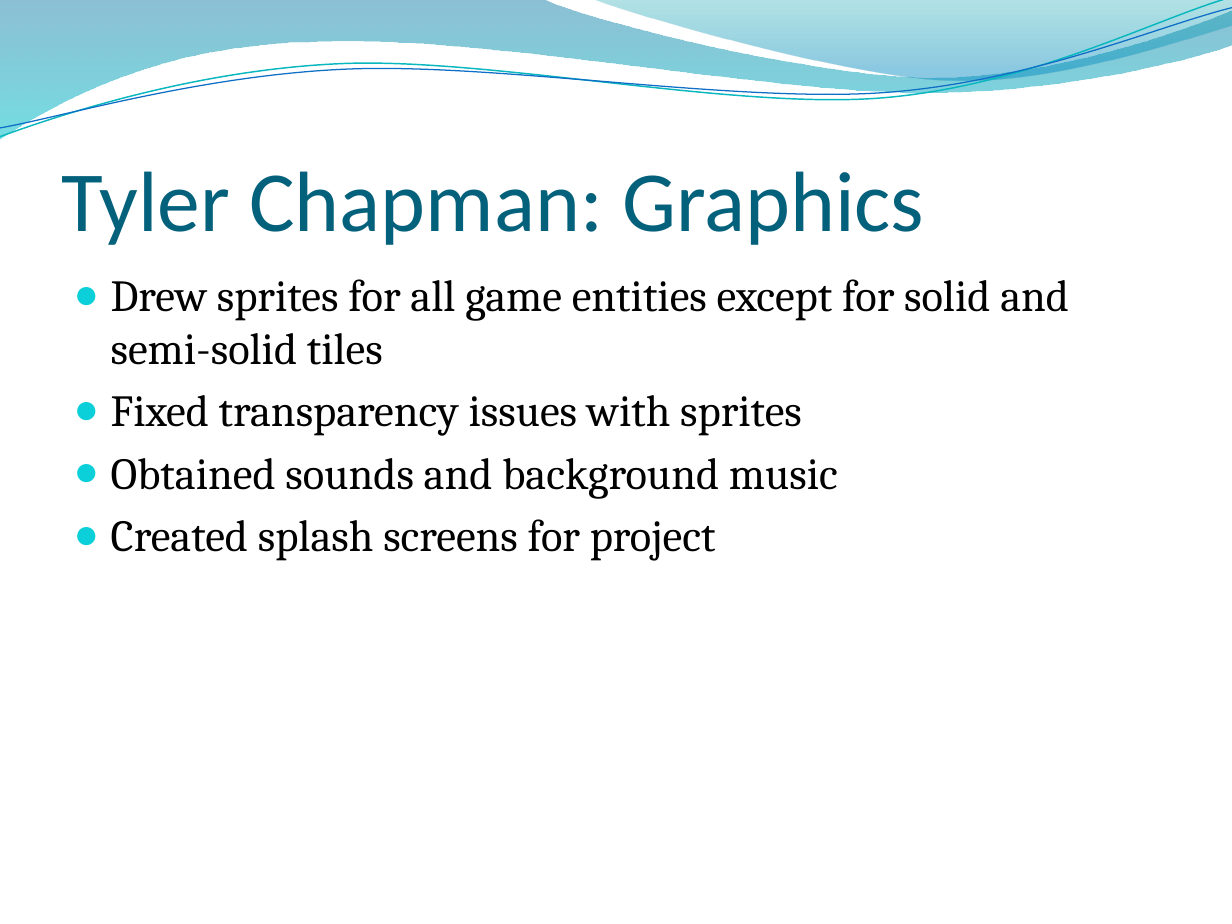
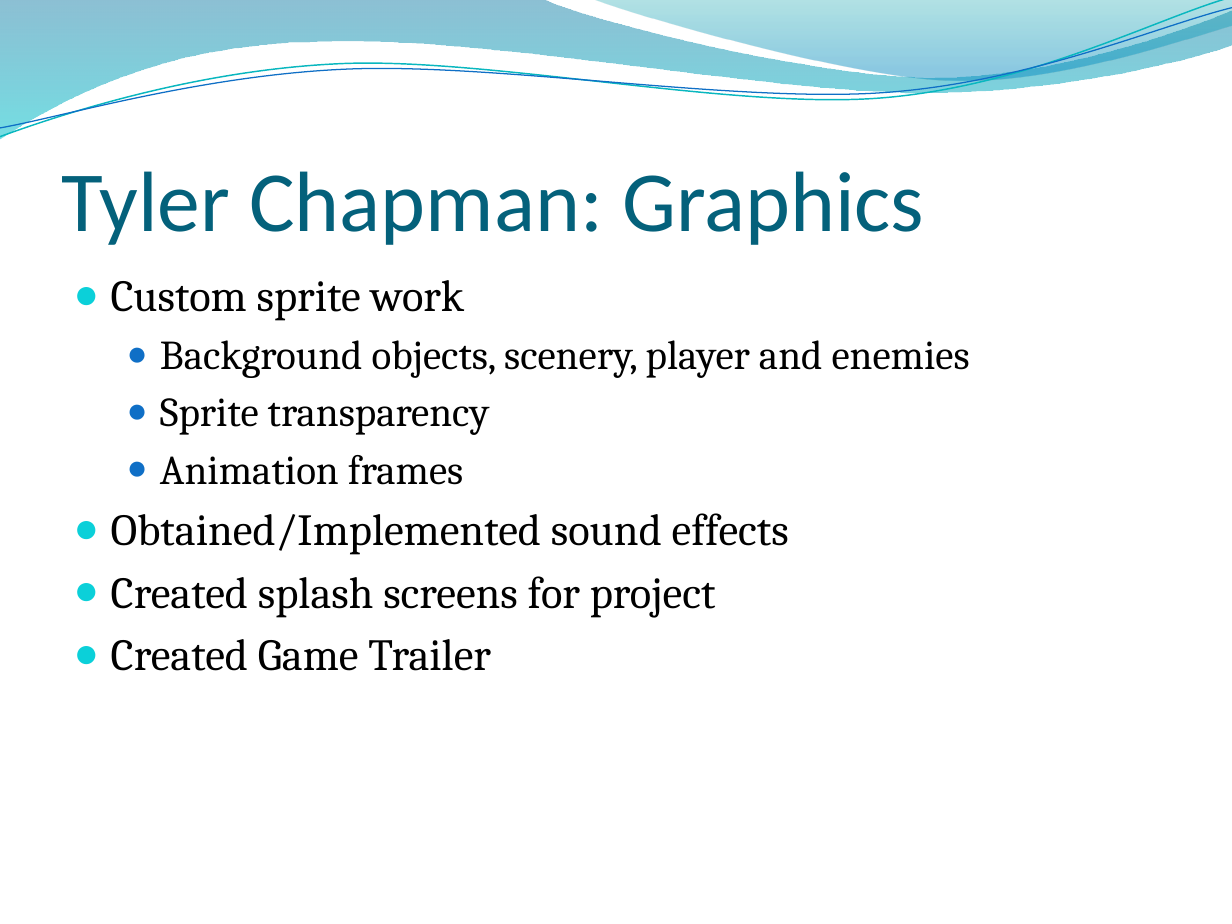
Before and after one commit to josiah1888/game-dev, a slide deck: slide 14 of class-documents/JumpDeath.pptx (slide 10 before the commit). Drawn at 1232x924 pixels with LibreOffice and Linux fonts; fonts in the diff are those of the drawing; background and template pictures are left out. Boxes give left, top, right and bottom in pixels: in the first picture for what was removed or moved away, otherwise in the second. Text is boxed around its words. In the diff, an @@ line names an element or a change of style, - is before the commit and + after.

Commit message:
(Issue #6) updated class documents for project

```diff
--- a/class-documents/JumpDeath.pptx
+++ b/class-documents/JumpDeath.pptx
@@ text at [111, 280, 970, 555]: text changed; size 26 to 24 pt @@
-● Drew sprites for all game entities except for solid and semi-solid tiles
-● Fixed transparency issues with sprites
-● Obtained sounds and background music
+● Custom sprite work
+  ● Background objects, scenery, player and enemies
+  ● Sprite transparency
+  ● Animation frames
+● Obtained/Implemented sound effects
@@ text at [111, 639, 491, 671]: paragraph added @@
+● Created Game Trailer
```
Also in this commit, not shown: 2 other slides changed, 4 slides added, 2 other files.
